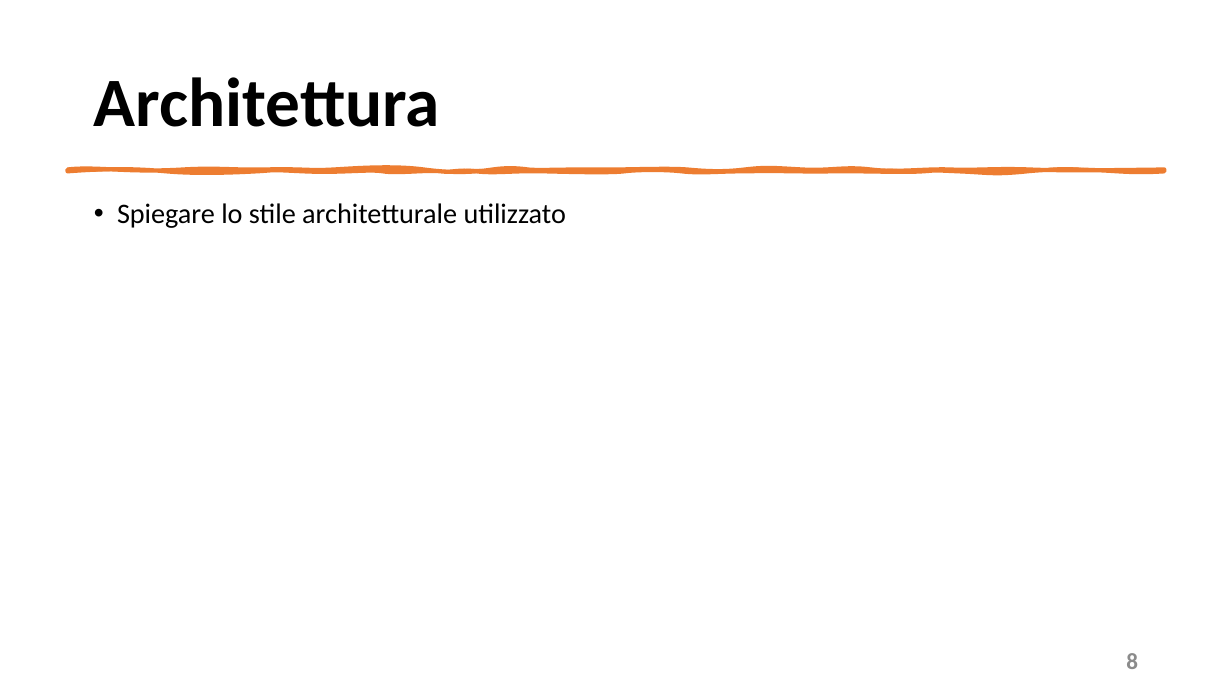
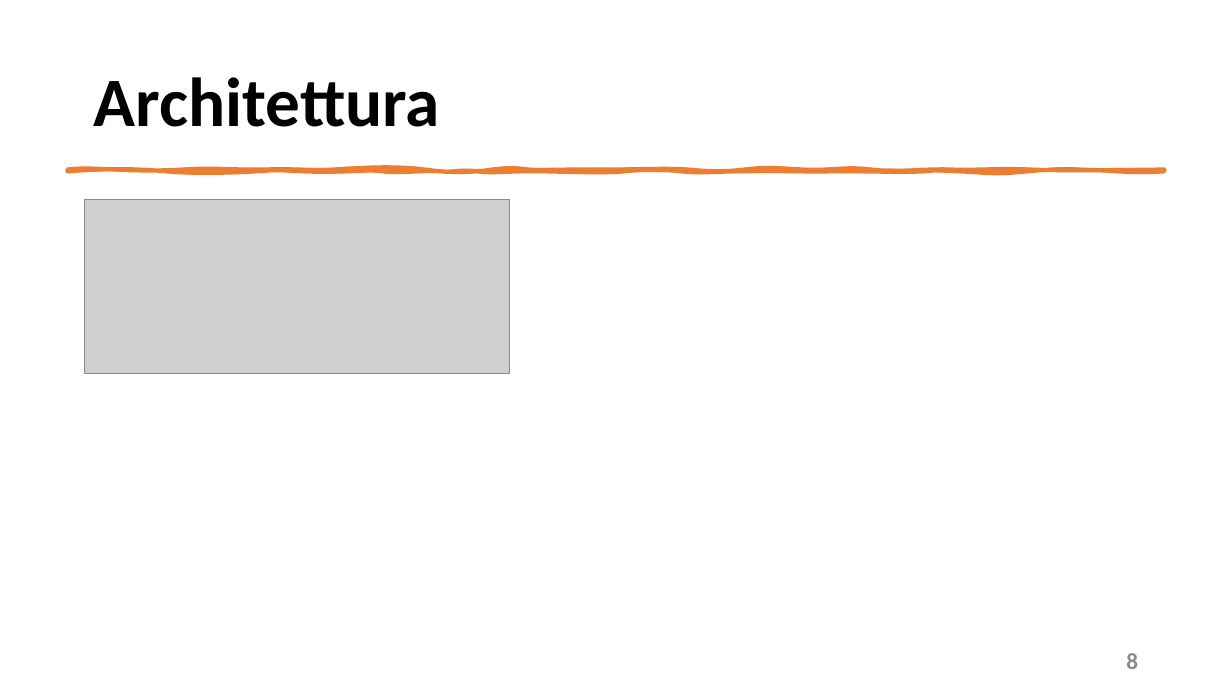
Before and after one commit to mangilimatteo/Progetto_Ingegneria_Software_Cattaneo_Mangili_Saini, a slide deck: slide 8 of Presentazione_Progetto.pptx. Drawn at 1232x693 pixels with LibreOffice and Linux fonts; fonts in the diff are those of the drawing; grey boxes stand for pictures. Boxes give left, top, right and bottom in pixels: in the first picture for what was removed or moved away, otherwise in the second. Text is boxed around its words. In the diff, an @@ line names an element or a change of style, - is before the commit and + after.

```diff
--- a/Presentazione_Progetto.pptx
+++ b/Presentazione_Progetto.pptx
@@ picture added at (85, 200, 509, 373) @@
@@ text removed at (117, 203, 567, 228) @@
-• Spiegare lo stile architetturale utilizzato
```
Also in this commit, not shown: 6 other slides changed.
